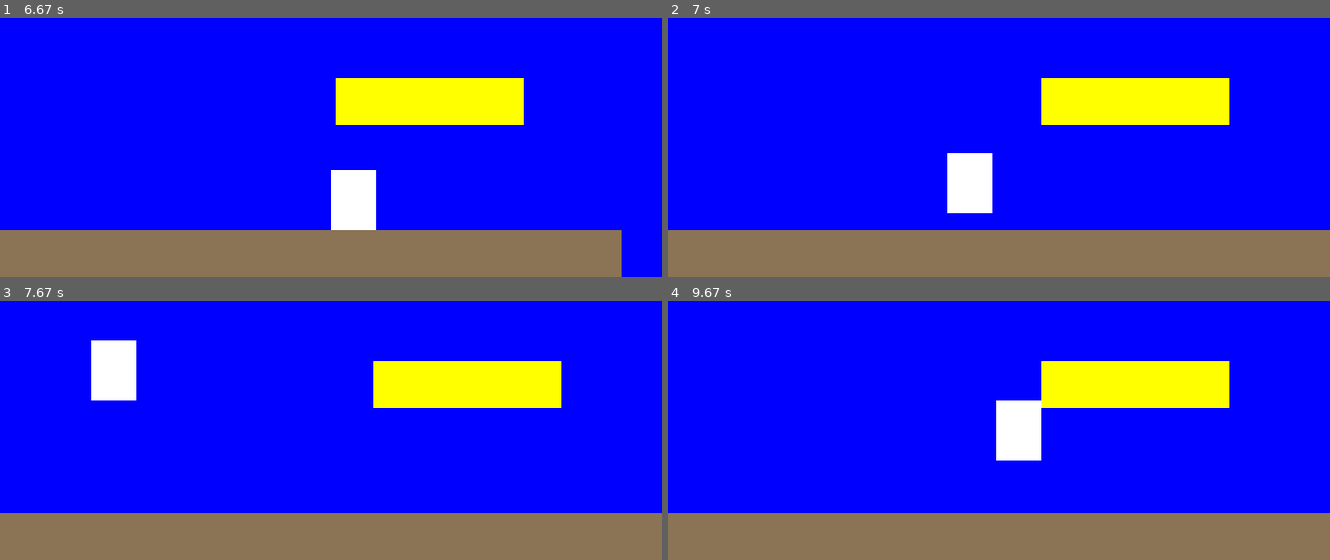
Above: before the commit, frames 1-4 (two rows, left to right).
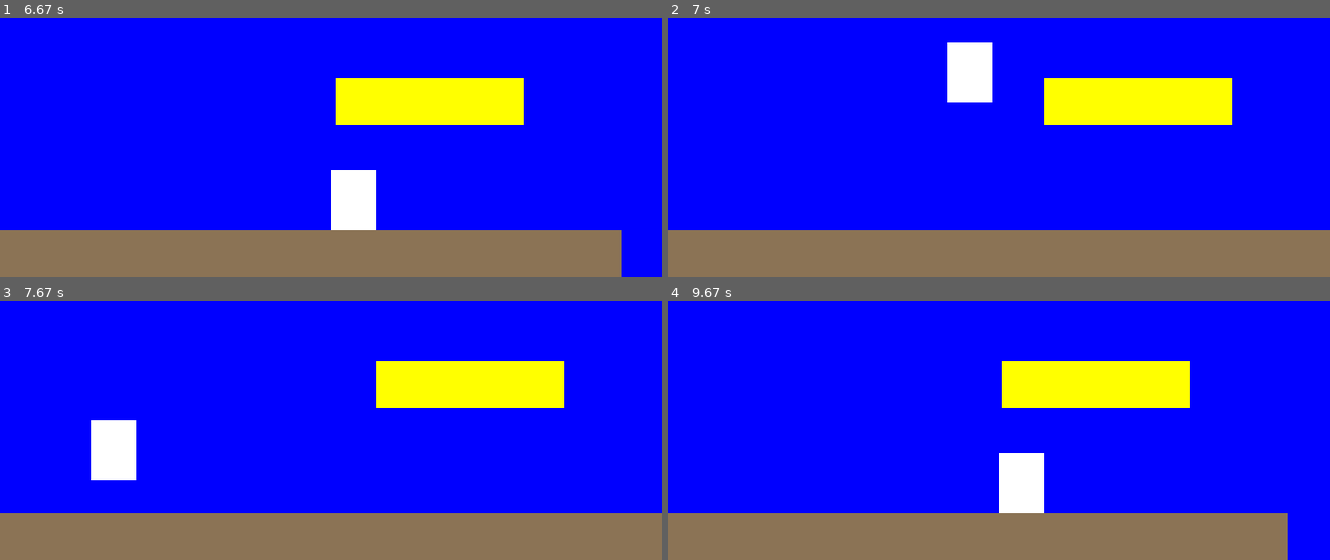
Above: after the commit, the same moments.

Repository: saegl5/myprojects
Game: pygame game, started from mario.py
Same seed, same stepped clock (60 frames per second), same inputs: the game is played once before the commit and once after it.
Inputs (mouse positions are in pixels of both pictures, inside the frame that each line leads up to):
- Up to frame 1 (6.67 s): hold Left 0.33-0.87 s; move the mouse to (317, 93) at 0.37 s; hold Left 0.9-1.3 s; move the mouse to (outside the picture) at 0.93 s; tap Space at 0.97, 1.27, 1.4, 1.7, 2.07, 2.37, 2.57, 2.87, 3.07, 3.37, 3.57, 3.87, 4.57, 4.87, 5.23, 5.53, 5.73, 6.03, 6.23, 6.53 s; hold Right 1.33-1.97 s; move the mouse to (218, 150) at 1.37 s; hold Left 2-2.47 s; move the mouse to (357, 95) at 2.03 s; hold Right 2.5-2.97 s; move the mouse to (158, 183) at 2.53 s; hold Right 3-3.47 s; move the mouse to (119, 103) at 3.03 s; hold Left 3.5-4.03 s; move the mouse to (outside the picture) at 3.53 s; hold Right 4.5-5.13 s; move the mouse to (outside the picture) at 4.53 s; hold Left 5.17-5.63 s; move the mouse to (outside the picture) at 5.2 s; hold Right 5.67-6.13 s; move the mouse to (165, 150) at 5.7 s; hold Right 6.17-6.63 s; move the mouse to (377, 28) at 6.2 s
- Up to frame 2 (7 s): hold Left from 6.67 s (still down); move the mouse to (1111, 207) at 6.7 s; tap Space at 6.73 s
- Up to frame 3 (7.67 s): tap Space at 7.03, 7.3, 7.6 s; release Left at 7.2 s; hold Left 7.23-7.63 s; move the mouse to (outside the picture) at 7.27 s
- Up to frame 4 (9.67 s): hold Right 7.67-8.3 s; move the mouse to (1091, 383) at 7.7 s; tap Space at 7.73, 8.03, 8.4, 8.7, 8.9, 9.2, 9.4 s; hold Left 8.33-8.8 s; move the mouse to (outside the picture) at 8.37 s; hold Right 8.83-9.3 s; move the mouse to (926, 324) at 8.87 s; hold Right from 9.33 s (still down); move the mouse to (760, 438) at 9.37 s

Frame 1 is identical in both runs. In frame 2, 3.3% of the frame differs, in the area x 42-86%, y 9-76%; in frame 3, 3.3%; in frame 4, 5.9%, in the area x 49-100%, y 23-100%.

Commit message:
forgot loop

Diff:
--- a/mario.py
+++ b/mario.py
@@ -102,7 +102,8 @@
             if ground.rect.x + diff > 0: # check gap
                 gap = ground.rect.x + diff
                 ground.rect.x += diff - gap
-                platform.rect.x += diff - gap
+                for platform in platforms:
+                    platform.rect.x += diff - gap
             else:
                 ground.rect.x += diff
                 for platform in platforms:
